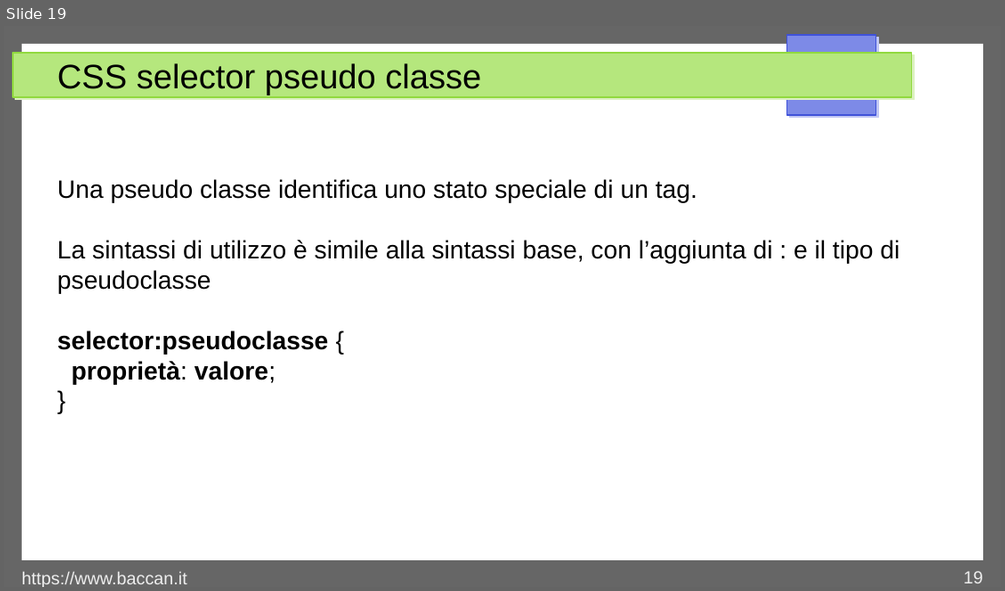
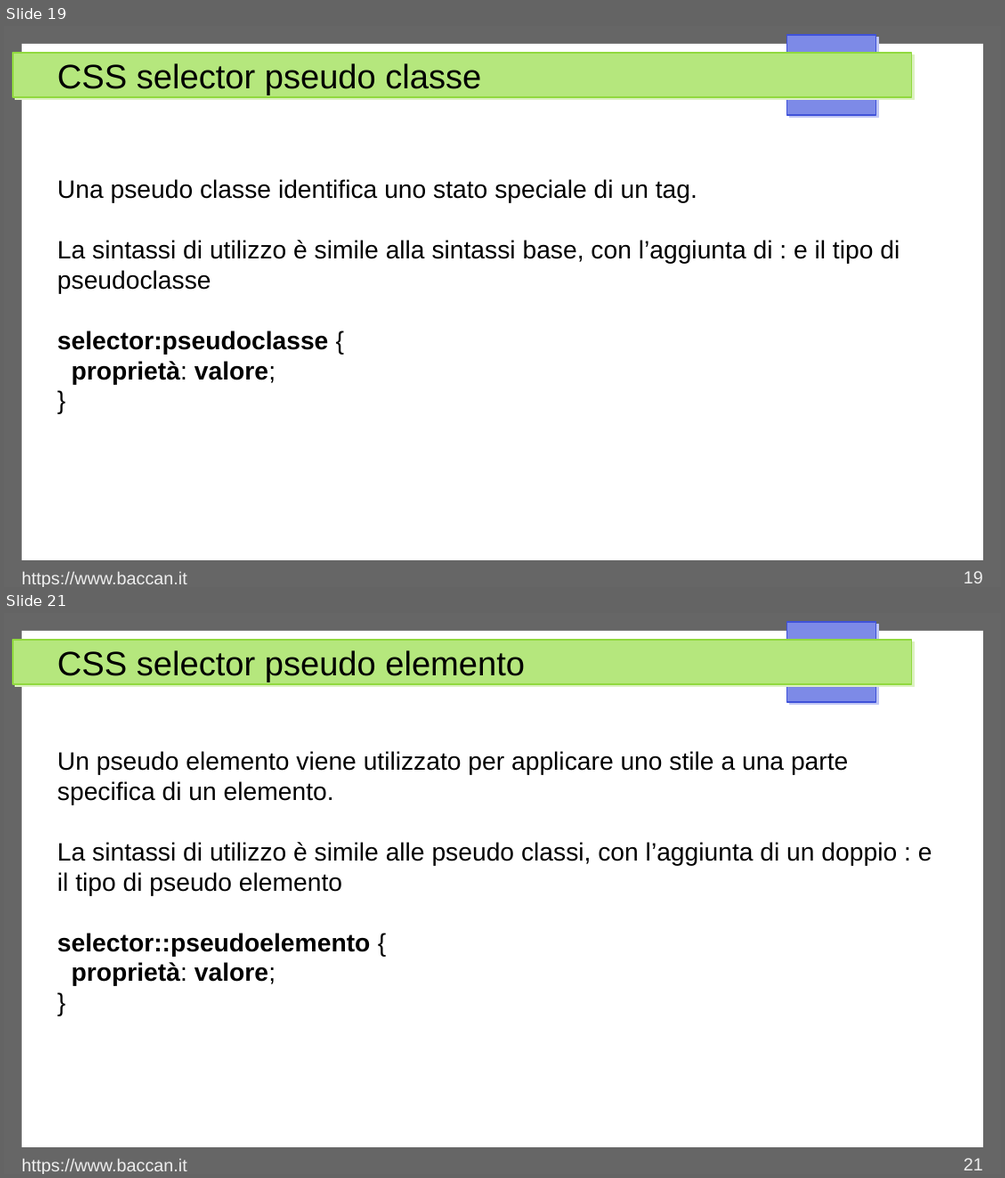
Before and after one commit to matteobaccan/CorsoCSS, a slide deck: Chapter_css.odp. Shown one above the other, each under a label of ours: slide 19 before the commit, slides 19 and 21 after it; the slides between them are not shown. The pictures are 1005x591 and 1005x1178 pixels, drawn with LibreOffice and Linux fonts; fonts in the diff are those of the drawing. Boxes give left, top, right and bottom in pixels: in the first picture for what was removed or moved away, otherwise in the second. Text is boxed around its words. In the diff, an @@ line names an element or a change of style, - is before the commit and + after.

Commit message:
Selector

```diff
--- a/Chapter_css.odp
+++ b/Chapter_css.odp
@@ slide 21 added at <box>4,613,1001,1174</box>, background #FFFFFF; not listed: 4 template elements that a slide beside it also shows @@
@@ title added at <box>57,650,525,682</box>, 27 pt, text #000000 @@
+CSS selector pseudo elemento
@@ text added at <box>57,751,932,986</box>, 20 pt, text #000000 @@
+Un pseudo elemento viene utilizzato per applicare uno stile a una parte specifica di un elemento.
+La sintassi di utilizzo è simile alle pseudo classi, con l’aggiunta di un doppio : e il tipo di pseudo elemento
+selector::pseudoelemento {
+proprietà: valore;
+}
@@ text added at <box>22,1158,187,1174</box>, 14 pt, text #EEEEEE @@
+https://www.baccan.it
@@ page number added at <box>963,1158,983,1170</box>, 14 pt, text #EEEEEE @@
+21
```
Also in this commit, not shown: 2 slides changed, 5 other slides added, 1 slide removed, 6 other files.
